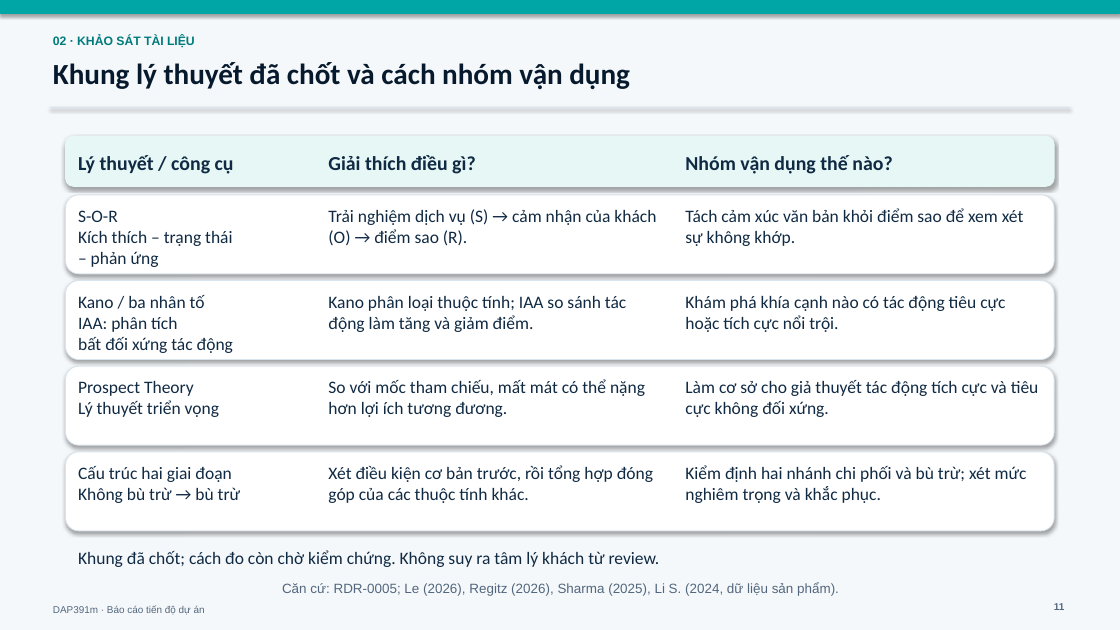
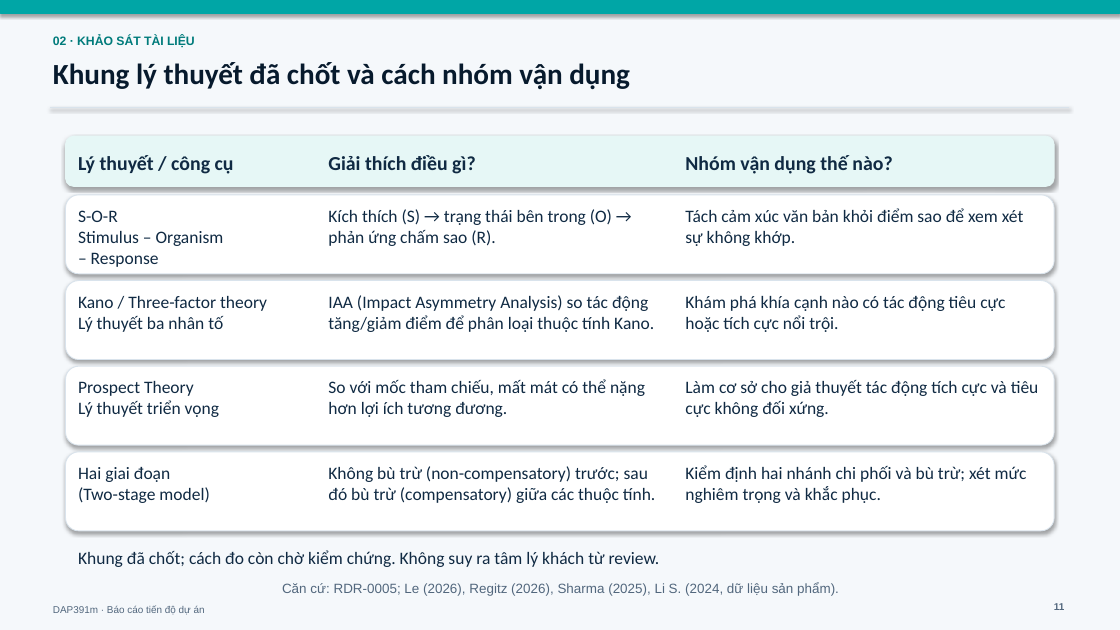
Before and after one commit to diepsang13z/sriprj, a slide deck: slide 11 of reports/presen/01_progress_report/progress_report.pptx. Drawn at 1120x630 pixels with LibreOffice and Linux fonts; fonts in the diff are those of the drawing. Boxes give left, top, right and bottom in pixels: in the first picture for what was removed or moved away, otherwise in the second. Text is boxed around its words. In the diff, an @@ line names an element or a change of style, - is before the commit and + after.

```diff
--- a/reports/presen/01_progress_report/progress_report.pptx
+++ b/reports/presen/01_progress_report/progress_report.pptx
@@ text at <box>328,209,612,246</box>: text changed @@
-Trải nghiệm dịch vụ (S) → cảm nhận của khách (O) → điểm sao (R).
+Kích thích (S) → trạng thái bên trong (O) → phản ứng chấm sao (R).
@@ text at <box>78,231,224,267</box>: text changed @@
-Kích thích – trạng thái
-– phản ứng
+Stimulus – Organism
+– Response
@@ text at <box>78,296,267,332</box>: text changed @@
-Kano / ba nhân tố
-IAA: phân tích
-bất đối xứng tác động
+Kano / Three-factor theory
+Lý thuyết ba nhân tố
@@ text at <box>328,295,654,332</box>: text changed @@
-Kano phân loại thuộc tính; IAA so sánh tác động làm tăng và giảm điểm.
+IAA (Impact Asymmetry Analysis) so tác động tăng/giảm điểm để phân loại thuộc tính Kano.
@@ text at <box>78,467,209,503</box>: text changed @@
-Cấu trúc hai giai đoạn
-Không bù trừ → bù trừ
+Hai giai đoạn
+(Two-stage model)
@@ text at <box>328,466,656,503</box>: text changed @@
-Xét điều kiện cơ bản trước, rồi tổng hợp đóng góp của các thuộc tính khác.
+Không bù trừ (non-compensatory) trước; sau đó bù trừ (compensatory) giữa các thuộc tính.
```
Also in this commit, not shown: 4 other slides changed, 1 other file.
